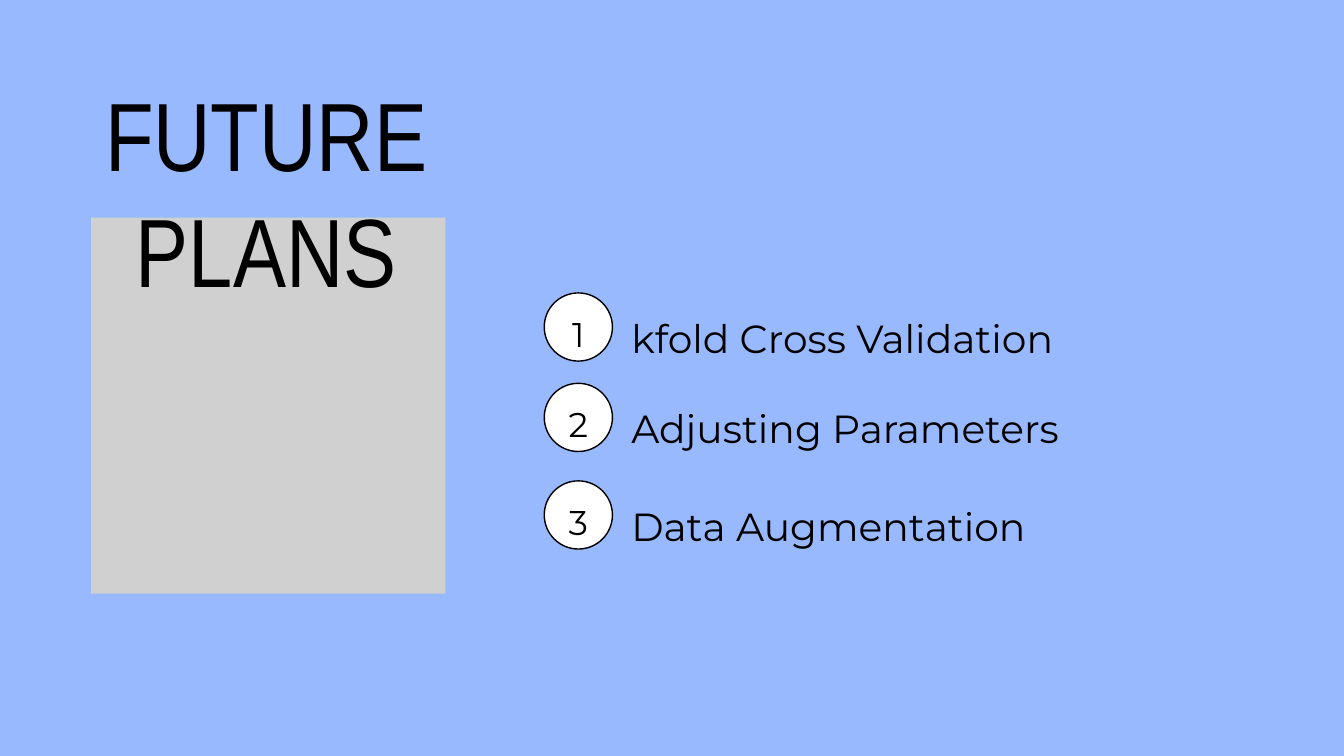
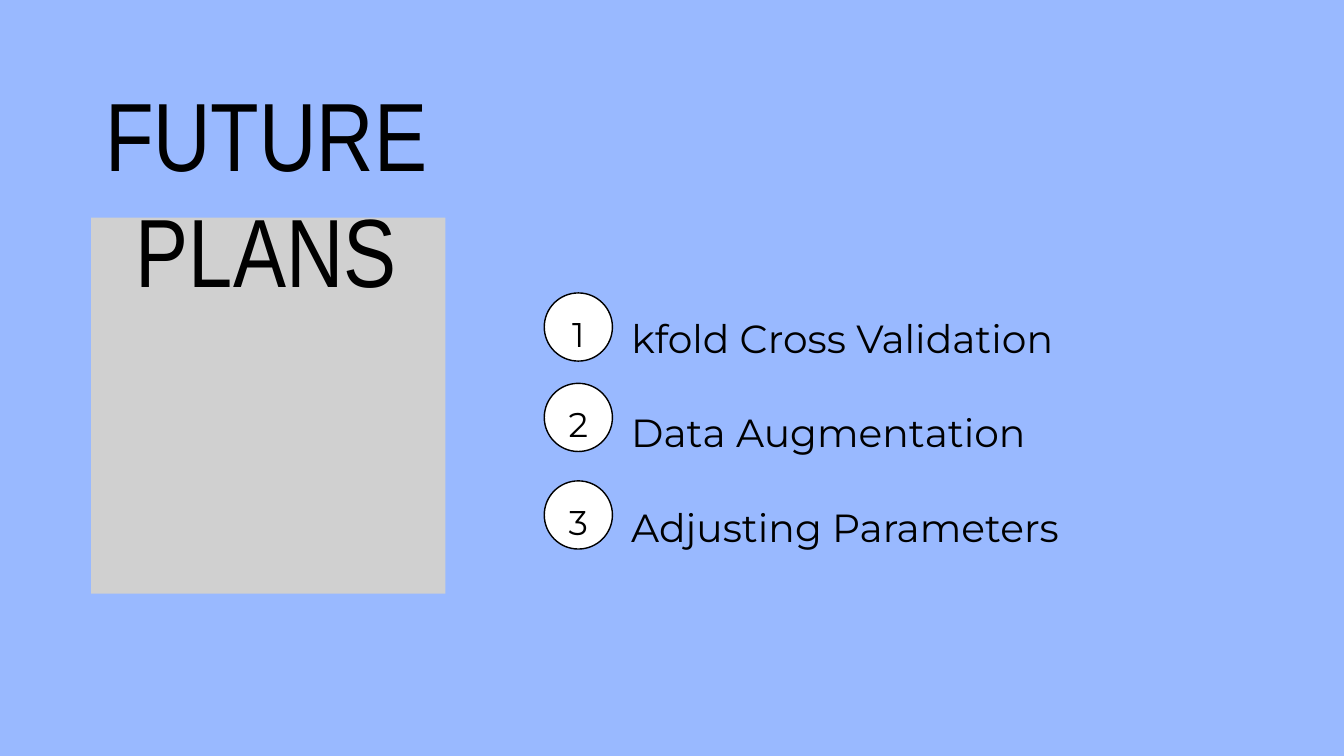
Before and after one commit to eladsalama/ML-evaluate-summaries, a slide deck: slide 6 of Reference Materials/MidPoint_review_11.3.pptx. Drawn at 1344x756 pixels with LibreOffice and Linux fonts; fonts in the diff are those of the drawing; grey boxes stand for pictures. Boxes give left, top, right and bottom in pixels: in the first picture for what was removed or moved away, otherwise in the second. Text is boxed around its words. In the diff, an @@ line names an element or a change of style, - is before the commit and + after.

Commit message:
Final commit

```diff
--- a/Reference Materials/MidPoint_review_11.3.pptx
+++ b/Reference Materials/MidPoint_review_11.3.pptx
@@ text "Data Augmentation": place and size @@
-text "Data Augmentation" at (631, 512, 1025, 549)
+text "Data Augmentation" at (631, 418, 1025, 455)
@@ text "Adjusting Parameters": place and size @@
-text "Adjusting Parameters" at (631, 414, 1059, 451)
+text "Adjusting Parameters" at (631, 513, 1059, 550)
```
